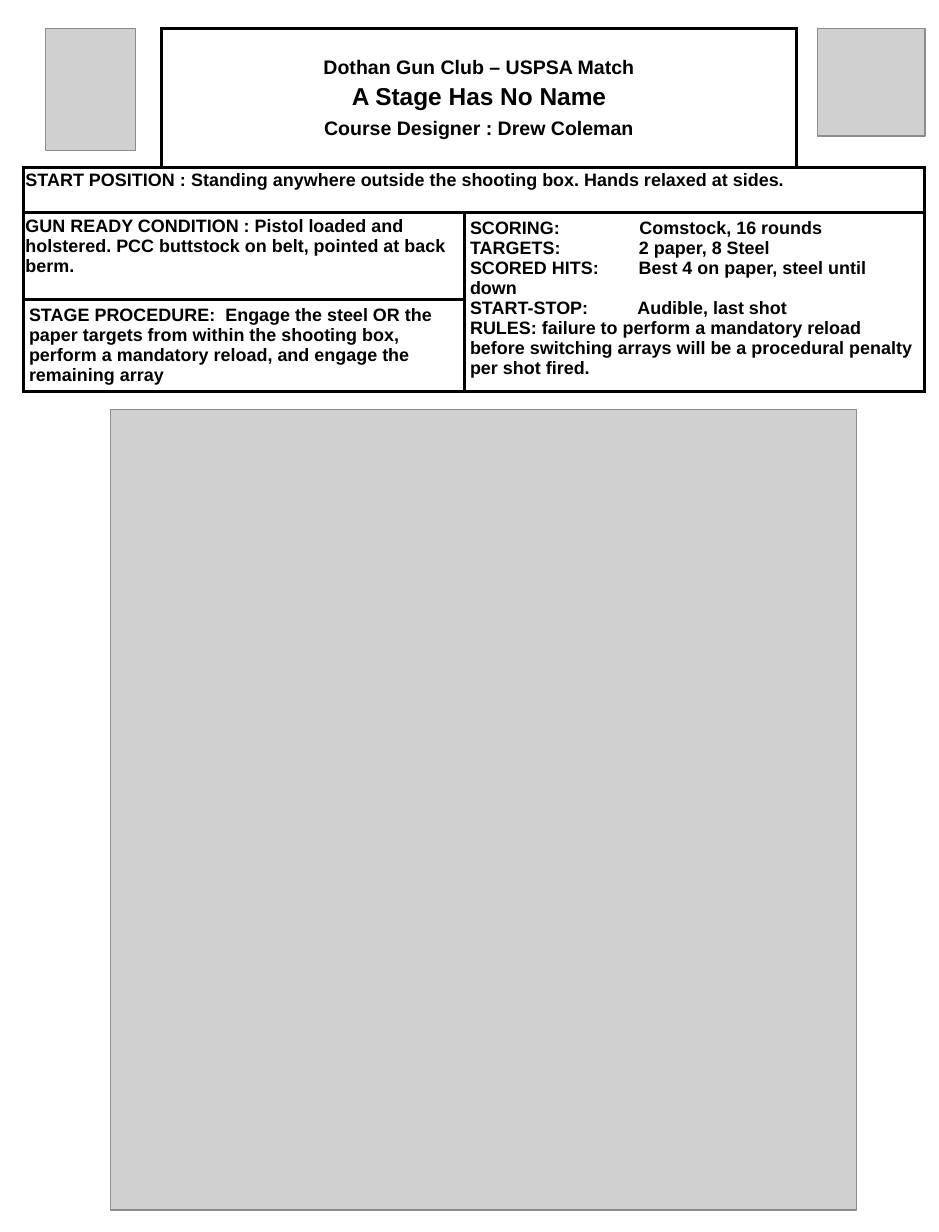
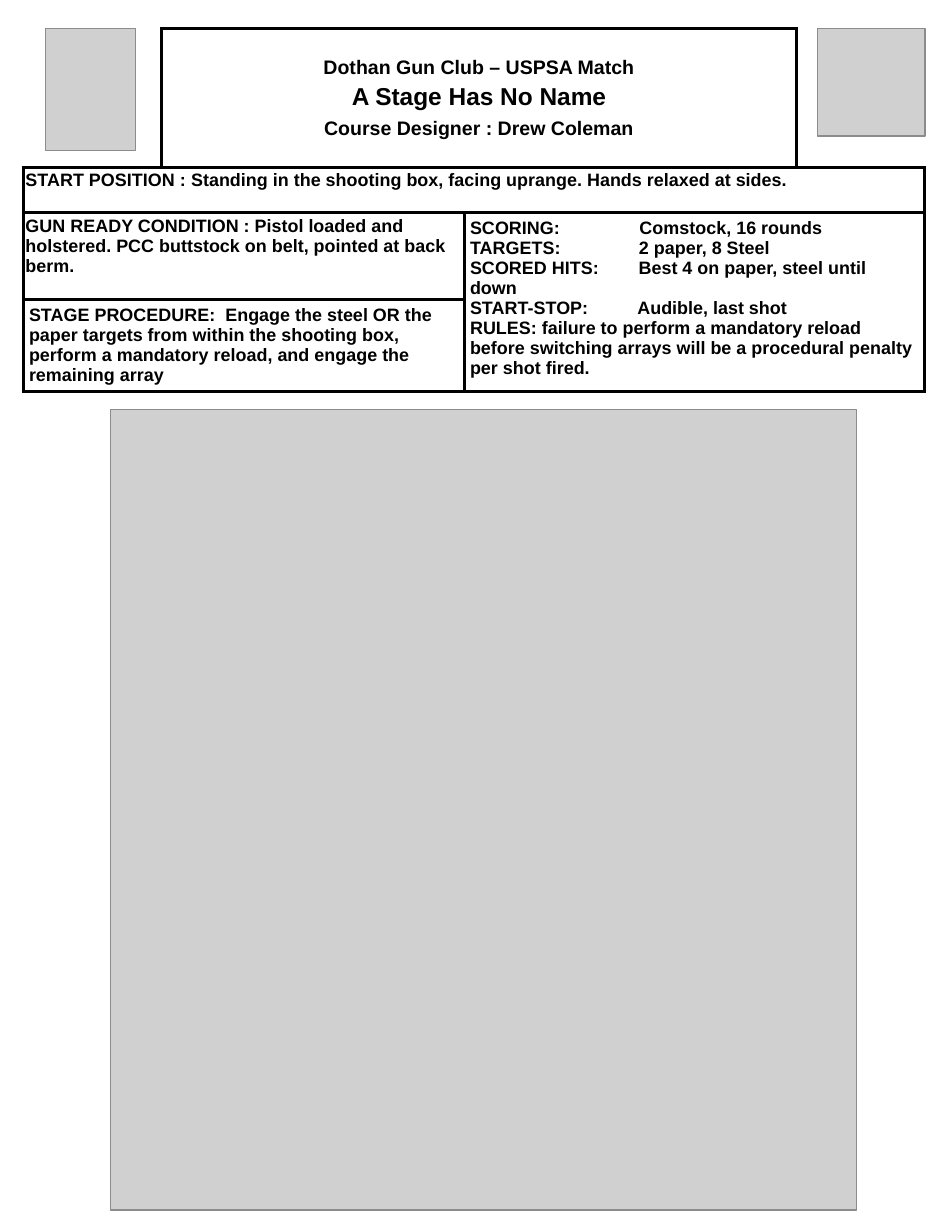
Before and after one commit to bagellord/USPSA-Stages, a slide deck: slide 1 of 16-20 rounds/A Stage Has No Name - 16 rounds - Comstock/A Stage Has No Name.pptx. Drawn at 939x1232 pixels with LibreOffice and Linux fonts; fonts in the diff are those of the drawing; grey boxes stand for pictures. Boxes give left, top, right and bottom in pixels: in the first picture for what was removed or moved away, otherwise in the second. Text is boxed around its words. In the diff, an @@ line names an element or a change of style, - is before the commit and + after.

```diff
--- a/16-20 rounds/A Stage Has No Name - 16 rounds - Comstock/A Stage Has No Name.pptx
+++ b/16-20 rounds/A Stage Has No Name - 16 rounds - Comstock/A Stage Has No Name.pptx
@@ table at (23,28,926,410) @@
-row 2, column 1: START POSITION : Standing anywhere outside the shooting box. Hands relaxed at sides.
+row 2, column 1: START POSITION : Standing in the shooting box, facing uprange. Hands relaxed at sides.
```
Also in this commit, not shown: 2 other files.
